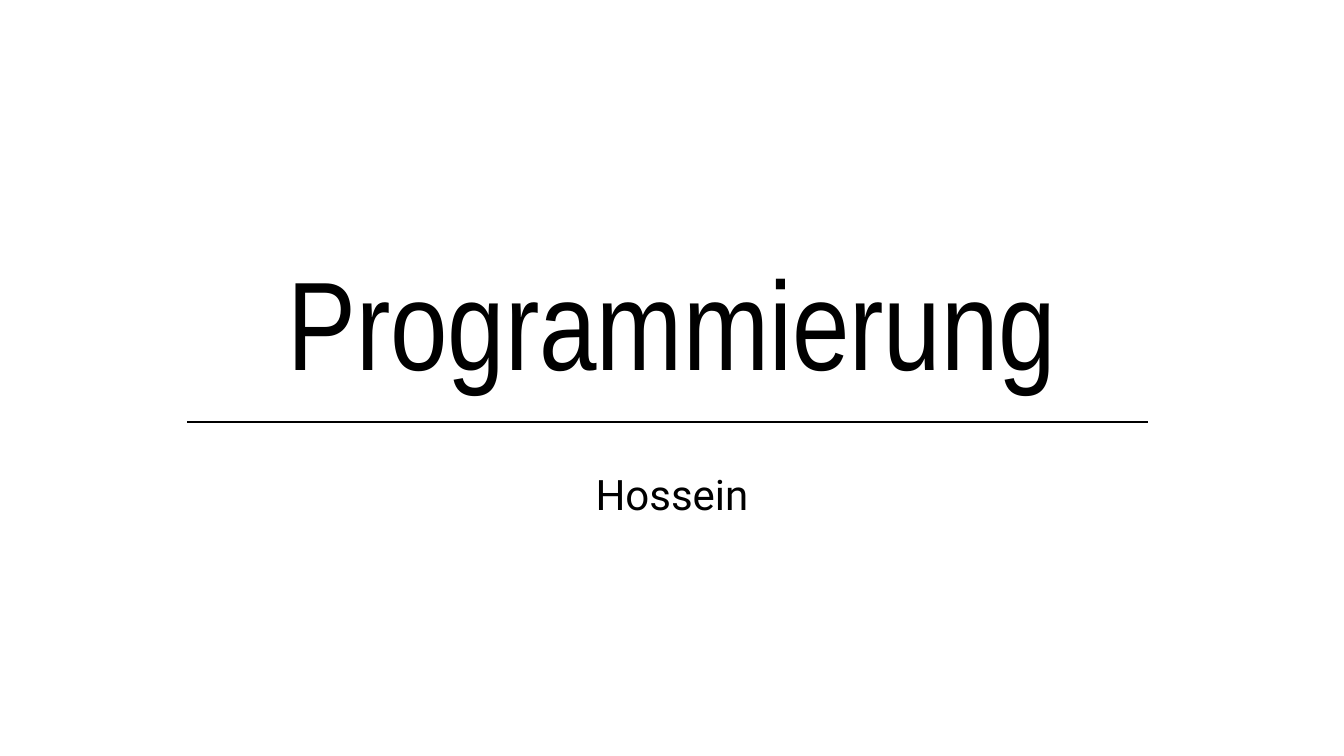
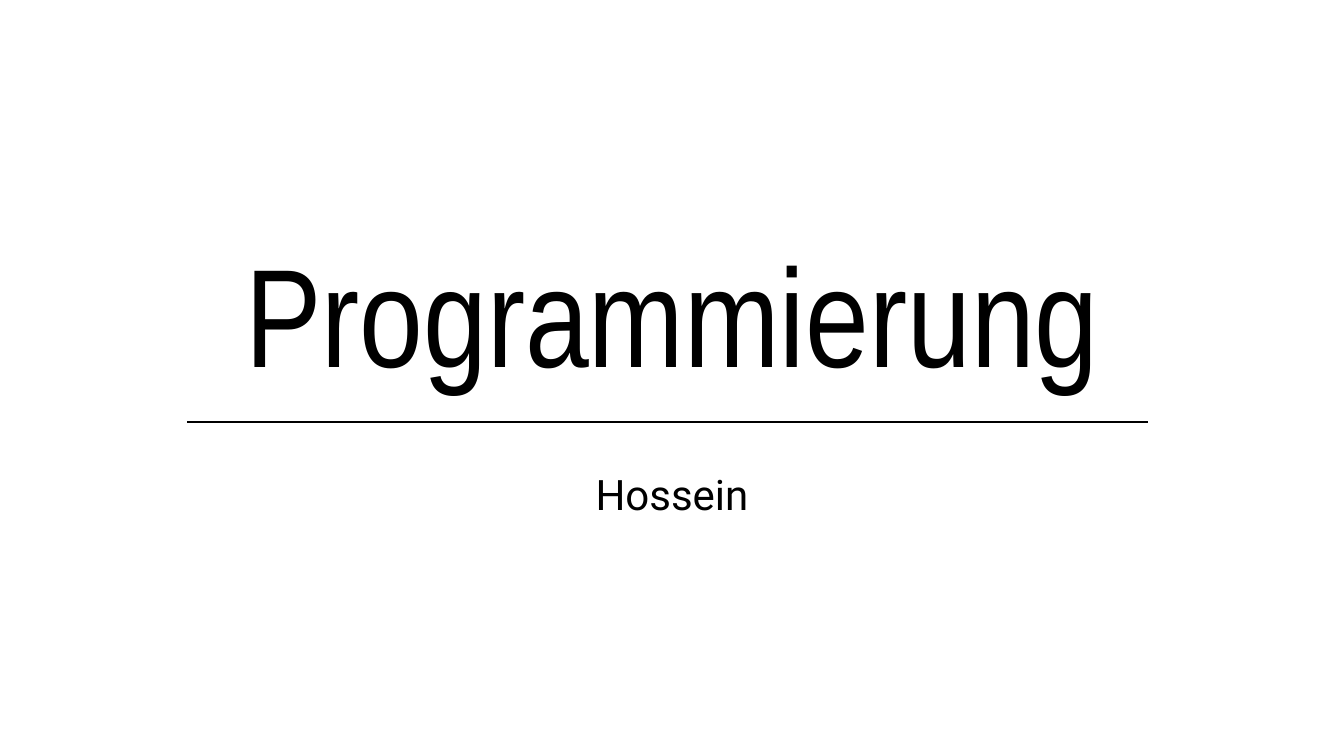
Before and after one commit to lsswchmnn/tank, a slide deck: slide 14 of Präsentation/Kettenfahrzeug.pptx (slide 13 before the commit). Drawn at 1344x756 pixels with LibreOffice and Linux fonts; fonts in the diff are those of the drawing. Boxes give left, top, right and bottom in pixels: in the first picture for what was removed or moved away, otherwise in the second. Text is boxed around its words. In the diff, an @@ line names an element or a change of style, - is before the commit and + after.

```diff
--- a/Präsentation/Kettenfahrzeug.pptx
+++ b/Präsentation/Kettenfahrzeug.pptx
@@ title "Programmierung" at [245, 265, 1098, 392]: size 90 to 99.9 pt @@
```
Also in this commit, not shown: 4 other slides changed, 13 slides added, 2 slides removed, 5 other files.
